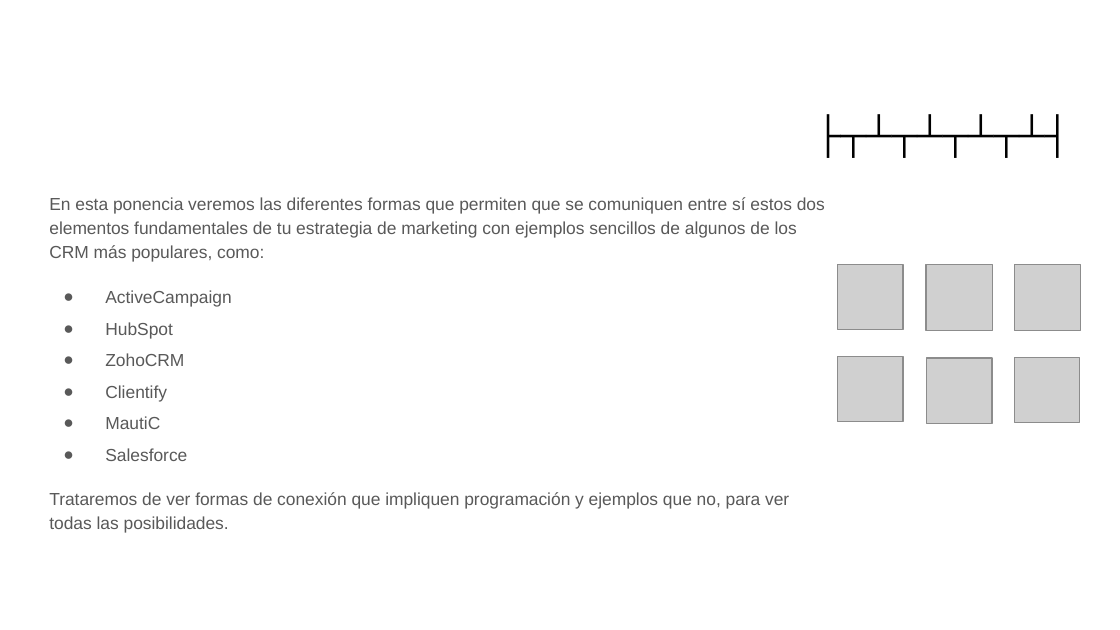
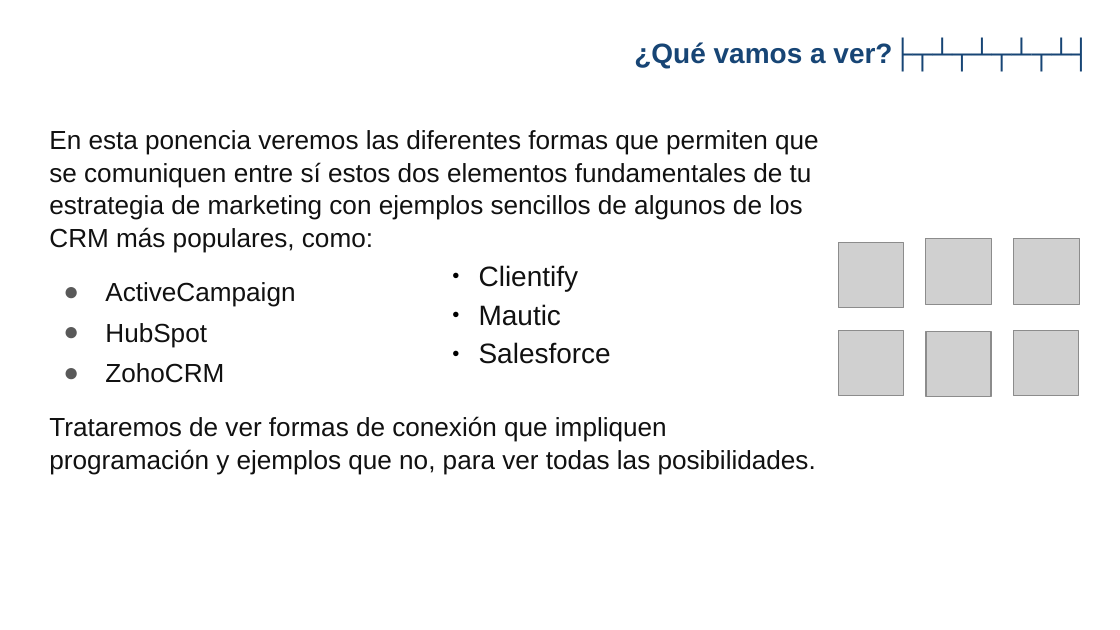
Before and after one commit to gwannon/WordCampBilbao2025, a slide deck: slide 3 of WCBIO25_Jorge-Monclus.pptx. Drawn at 1120x630 pixels with LibreOffice and Linux fonts; fonts in the diff are those of the drawing; grey boxes stand for pictures; background and template pictures are left out. Boxes give left, top, right and bottom in pixels: in the first picture for what was removed or moved away, otherwise in the second. Text is boxed around its words. In the diff, an @@ line names an element or a change of style, - is before the commit and + after.

```diff
--- a/WCBIO25_Jorge-Monclus.pptx
+++ b/WCBIO25_Jorge-Monclus.pptx
@@ title added at <box>634,41,1091,68</box>, 18 pt, text #174575, bold @@
+¿Qué vamos a ver?├┬┴┬┴┬┴┬┴┤
@@ text "En esta ponencia veremos las ...": place and size @@
-text "En esta ponencia veremos las ..." at <box>49,197,825,533</box>
+text "En esta ponencia veremos las ..." at <box>49,130,819,474</box>
@@ text "En esta ponencia veremos las ..." at <box>49,130,819,474</box>: size 11.2 to 16.8 pt, text colour #595959 to #111111; line spacing 1.15 to 1.05 @@
@@ title removed at <box>38,100,1082,164</box> @@
-├┬┴┬┴┬┴┬┴┤
@@ text added at <box>479,265,611,364</box>, 18 pt, text #111111 @@
+● Clientify
+● Mautic
+● Salesforce
@@ picture: place and size @@
-picture at <box>838,264,903,329</box>
+picture at <box>839,243,904,308</box>
@@ 5 pictures: place and size @@
-5 pictures at <box>838,264,1081,423</box>
+5 pictures at <box>839,239,1080,396</box>
@@ text at <box>105,385,187,461</box>: paragraphs removed @@
-● Clientify
-● MautiC
-● Salesforce
```
Also in this commit, not shown: 1 other slide changed, 16 slides added, 4 slides removed, 2 other files.
